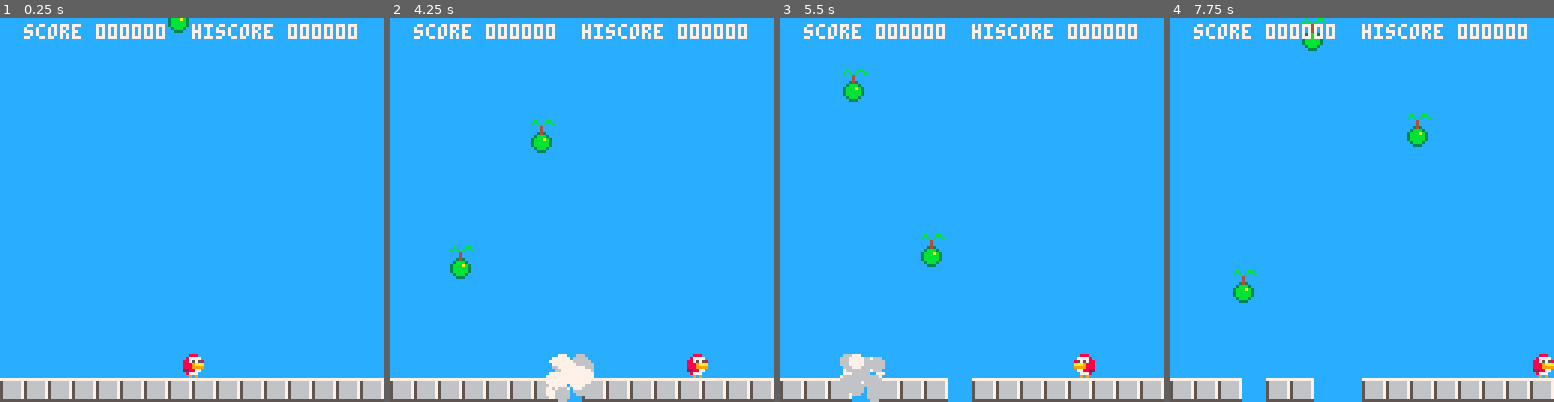
Above: before the commit, frames 1-4 (left to right).
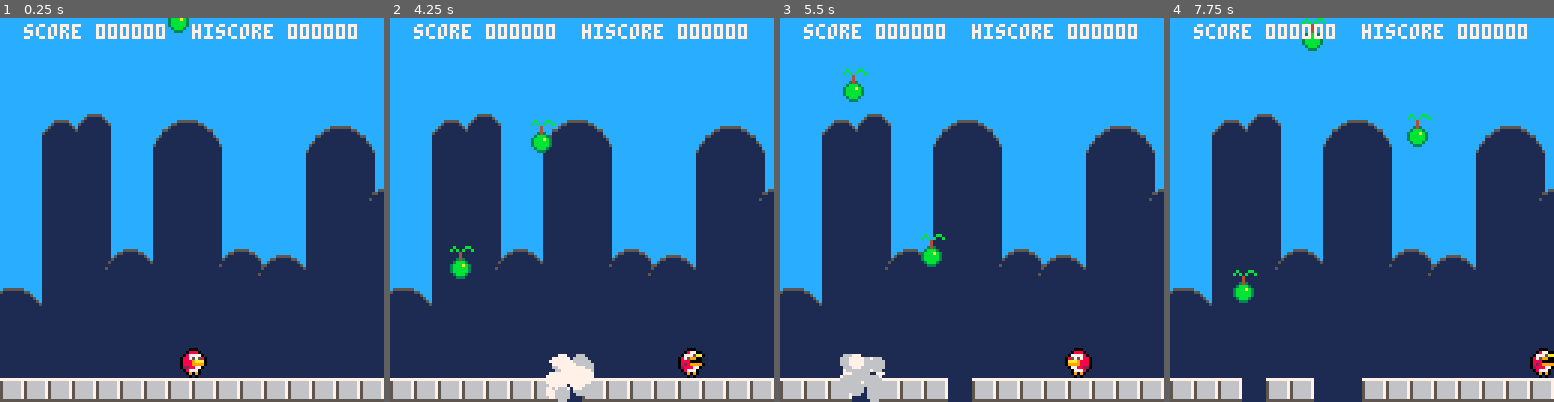
Above: after the commit, the same moments.

Repository: cbrwn/pico8carts
Game: PICO-8 cartridge lark.p8
Two runs of this game, one before a commit and one after it. Both use one fixed random seed, a clock stepped at 60 frames per second and the inputs below.
Inputs:
- Up to frame 1 (0.25 s): no input
- Up to frame 2 (4.25 s): tap X (X key) at 0.33, 1.07, 1.85, 2.97, 4.08 s; tap O (Z key) at 0.7, 1.7, 2.1, 2.5, 2.9, 3.3, 3.7, 4.1 s; hold Right 1.6-2.1 s; hold Up 2.15-2.42 s; hold Right 2.47-3.03 s; hold Left 3.08-3.58 s; hold Down 3.63-3.97 s; hold Right from 4.02 s (still down)
- Up to frame 3 (5.5 s): tap O (Z key) at 4.5, 4.9, 5.3 s; release Right at 4.68 s; hold Up 4.73-5.03 s; hold Left from 5.08 s (still down); tap X (X key) at 5.2 s
- Up to frame 4 (7.75 s): release Left at 5.68 s; tap O (Z key) every 0.4 s from 5.7 to 7.7 s; hold Down 5.73-6.03 s; hold Right 6.08-6.58 s; tap X (X key) at 6.32, 7.43 s; hold Right 6.63-7.13 s; hold Up 7.18-7.45 s; hold Right from 7.5 s (still down)

The runs differ from the first frame. In frame 1, 49% of the frame differs, in the area x 0-100%, y 25-94%; in frame 2, 48%; in frame 3, 49%; in frame 4, 50%, in the area x 0-100%, y 25-100%.

Commit message:
nicer background

Diff:
--- a/lark.p8
+++ b/lark.p8
@@ -10,6 +10,7 @@
 -- player stuff
 thold=false
 movespeed=2
+lickbutton=4
 
 -- constant stuff
 floorheight=120
@@ -24,6 +25,8 @@
 	rpr={}
 	particles={}
 
+	makebackground()
+
 	-- make all floor segments
 	for i=0,16 do
 		local nf=ma(4,i*8,floorheight)
@@ -31,27 +34,50 @@
 		add(a,nf)
 	end
 
-	player=ma(1,60,floorheight-8)
+	player=ma(1,60,floorheight-9)
 	player.f=true
 	player.dead=false
 	player.wtime=0
+	player.plr=true
 	add(a,player)
 	tongue=nil
 
+	timer=0
 	score=0
 	hiscore=dget(0)
 	beanspawntime=0
 	superspecialenabled=false
 	spawninterval=30
+	gob=true
+end
+
+function makebackground()
+ backg={}
+ local fin=-flr(rnd(15))
+ while fin<128 do
+  local tb={}
+  tb.w=8+flr(rnd(15))
+  if(tb.w%2!=0)tb.w+=1
+  tb.x=fin-flr(rnd(2))
+  tb.h=13+flr(rnd(80))
+  add(backg,tb)
+
+  fin=tb.x+tb.w
+ end
 end
 
 function _draw()
 	cls(12)
 
+	drawbackground()
+
 	drawtongue()
 
 	for b in all(a) do
 		if b.a then
+		 if b.plr then
+	   playeroutline()
+		 end
 			spr(b.s,b.x,b.y,1,1,b.f)
 		end
 	end
@@ -84,8 +110,8 @@
 
 	-- gameover
 	if player.dead then
-		printcenter("game over",64,59,7)
-		printcenter("🅾️ to restart",62,65,7)
+		printoutlinec("game over",64,59,7)
+		if(gob)printoutlinec("🅾️ to restart",62,67,7)
 	end
 end
 
@@ -96,6 +122,12 @@
 	-- super specials can start spawning
 	-- after 60 seconds
 	if(timer>30*60 and not superspecialenabled)superspecialenabled=true
+
+	if gob then
+	 if(timer%60==0)gob=false
+	else
+	 if(timer%20==0)gob=true
+	end
 
 	-- every 5 seconds, make
 	-- spawning faster
@@ -131,7 +163,7 @@
 		return
 	end
 
-	if not btn(5) then
+	if not btn(lickbutton) then
 		-- save that we're not holding
 		thold=false
 		stoptongue()
@@ -176,7 +208,7 @@
 		player.s=1
 	end
 
-	if btn(5) and not thold then
+	if btn(lickbutton) and not thold then
 		thold=true
 		player.s=2
 		local facing=-1
@@ -291,14 +323,29 @@
  end
 end
 
+function playeroutline()
+ setpal(0)
+ spr(player.s,player.x-1,player.y,1,1,player.f)
+ spr(player.s,player.x+1,player.y,1,1,player.f)
+ spr(player.s,player.x,player.y+1,1,1,player.f)
+ spr(player.s,player.x,player.y-1,1,1,player.f)
+ setpal()
+end
+
+function setpal(c)
+ for i=0,16 do
+  pal(i,c or i)
+ end
+end
+
 function drawtongue()
 	if(tongue==nil)return
 
 	-- draw outlines!
 	for o=-1,1 do
 		local col=14
-		if o == -1 or o == 1 then
-			col=1
+		if o != 0 then
+			col=0
 		end
 		line(tongue.x+o,tongue.y,tongue.tip.x+o,tongue.tip.y,col)
 	end
@@ -313,6 +360,15 @@
 	end
 end
 
+function drawbackground()
+ local bc=1
+ for b in all(backg) do
+  circfill(b.x+(b.w/2),128-b.h-1,b.w/2,5)
+  circfill(b.x+(b.w/2),128-b.h,b.w/2,bc)
+  rectfill(b.x,128-b.h,b.x+b.w,128,bc)
+ end
+end
+
 function stoptongue()
 	if(tongue!=nil)tongue.e=false
 	sfx(-1,3)
@@ -321,6 +377,7 @@
 function killplayer()
 	player.dead=true
 	player.s=17
+	if(tongue!=nil)tongue=nil
 	music(-1)
 end
 
@@ -501,6 +558,20 @@
 -- ==================
 
 function printcenter(s,x,y,c)
+	print(s,x-(#s*2),y,c)
+end
+
+function printoutlinec(s,x,y,c,b)
+ local bc=b or 0
+	print(s,x-(#s*2)-1,y,bc)
+	print(s,x-(#s*2)+1,y,bc)
+	print(s,x-(#s*2),y-1,bc)
+	print(s,x-(#s*2),y+1,bc)
+	print(s,x-(#s*2)+1,y+1,bc)
+	print(s,x-(#s*2)-1,y+1,bc)
+	print(s,x-(#s*2)+1,y-1,bc)
+	print(s,x-(#s*2)-1,y-1,bc)
+
 	print(s,x-(#s*2),y,c)
 end
 
